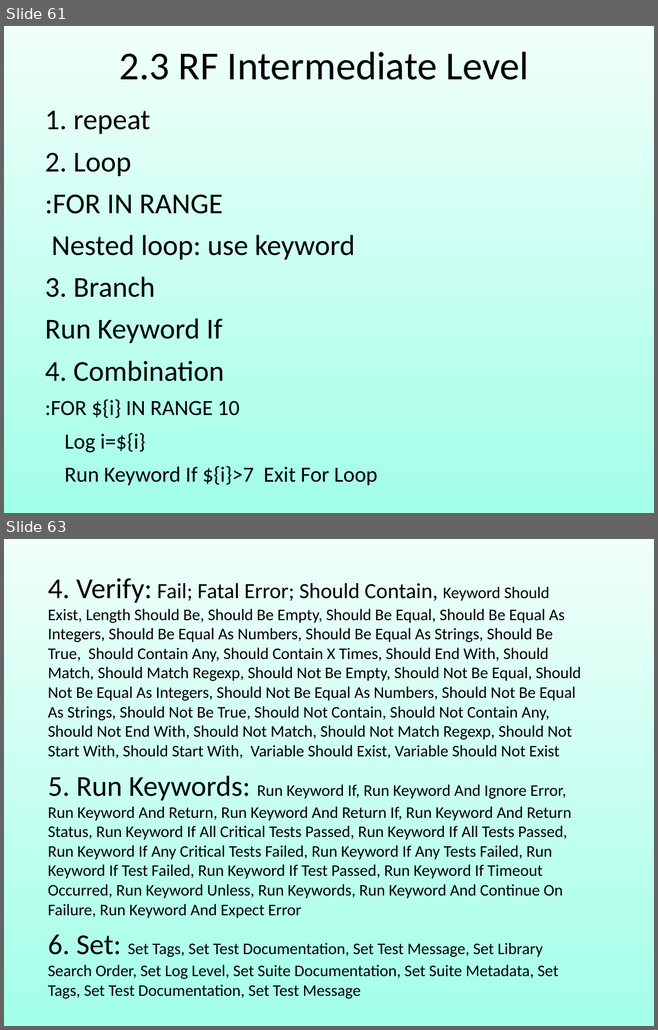
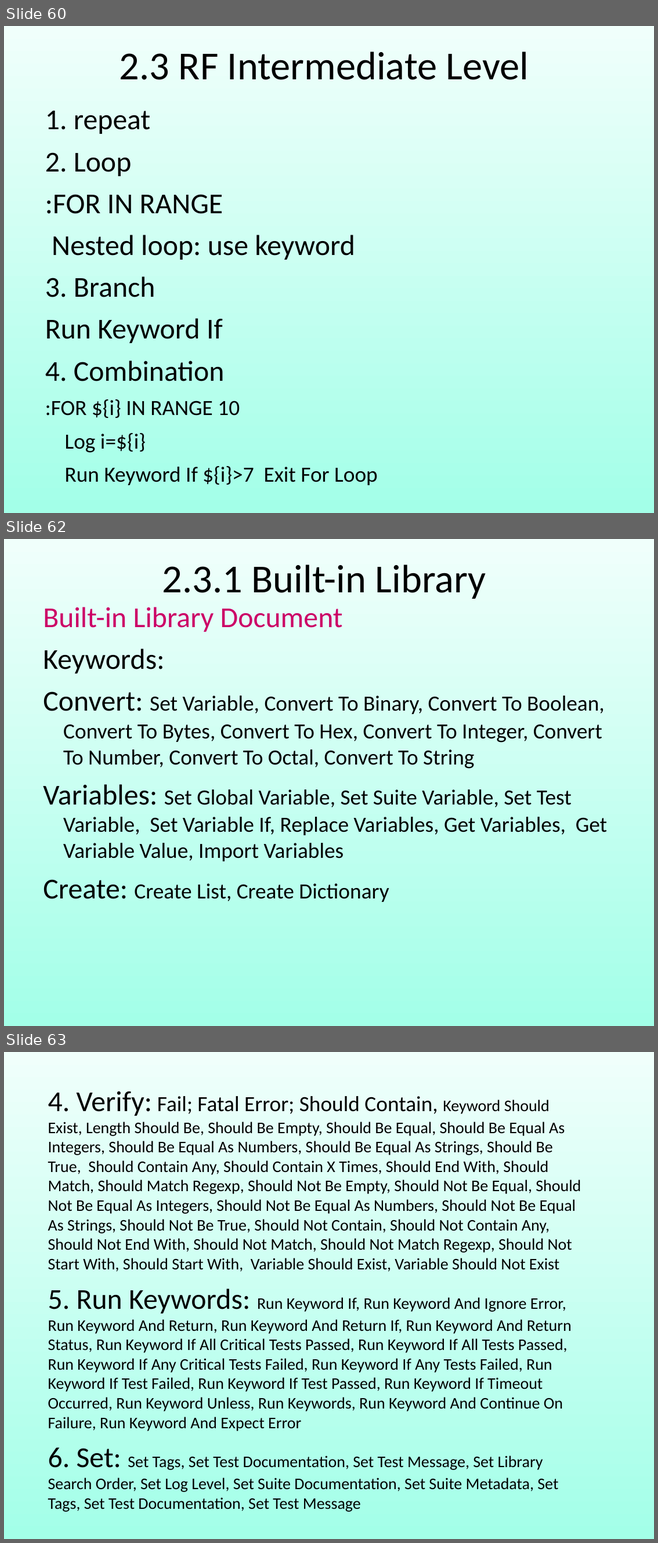
Before and after one commit to robin3795/Data, a slide deck: 2018_1.ppt. Shown one above the other, each under a label of ours: slides 61 and 63 before the commit, slides 60, 62 and 63 after it; the slides between them are not shown. The pictures are 658x1030 and 658x1543 pixels, drawn with LibreOffice and Linux fonts; fonts in the diff are those of the drawing. Boxes give left, top, right and bottom in pixels: in the first picture for what was removed or moved away, otherwise in the second. Text is boxed around its words. In the diff, an @@ line names an element or a change of style, - is before the commit and + after.

```diff
--- a/2018_1.ppt
+++ b/2018_1.ppt
@@ slide 62 added at box(4, 539, 654, 1026), background gradient #F0FFFB to #A3FFE8 @@
@@ free added at box(36, 559, 621, 595), 44 pt, text #000000 @@
+2.3.1 Built-in Library
@@ free added at box(32, 595, 621, 989), 24 pt, text #000000 @@
+Built-in Library Document
+Keywords:
+Convert: Set Variable, Convert To Binary, Convert To Boolean, Convert To Bytes, Convert To Hex, Convert To Integer, Convert To Number, Convert To Octal, Convert To String
+Variables: Set Global Variable, Set Suite Variable, Set Test Variable, Set Variable If, Replace Variables, Get Variables, Get Variable Value, Import Variables
+Create: Create List, Create Dictionary
@@ what was slide 61 is now slide 60 @@
```
Also in this commit, not shown: 18 slides changed, 3 other slides added, 3 slides removed.
